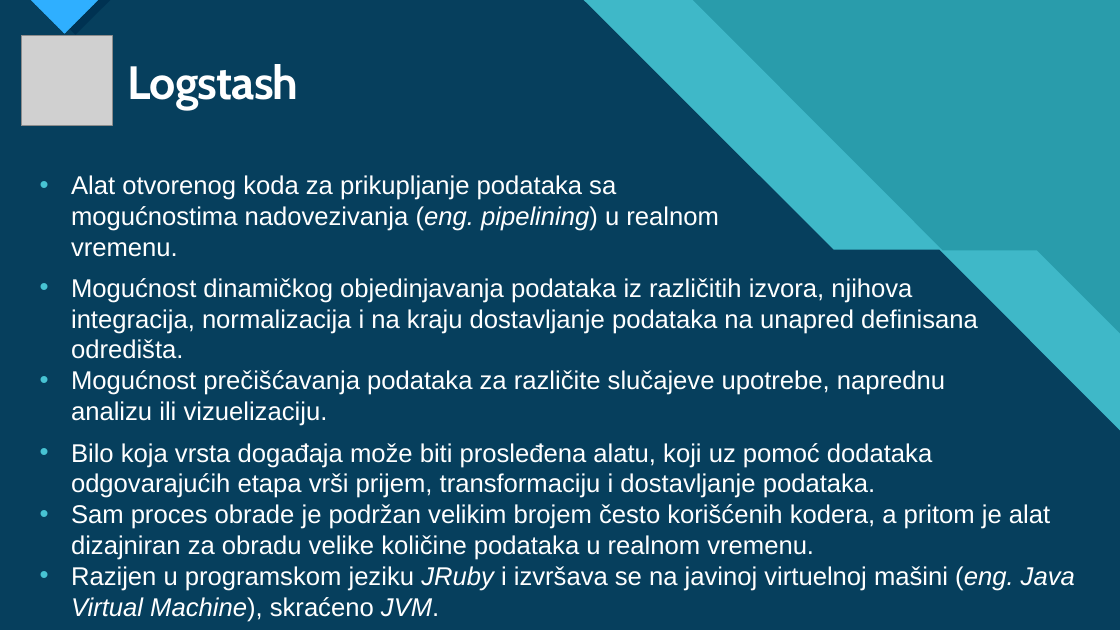
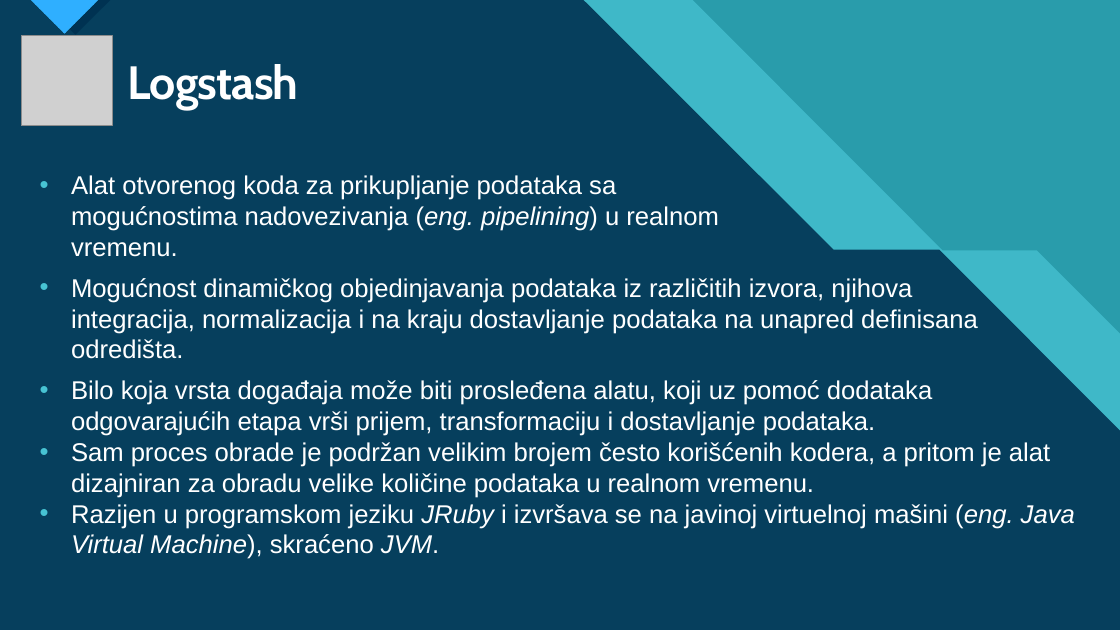
Before and after one commit to sssteeefaaan/master-I, a slide deck: slide 7 of asvsp/seminarski/ASVSP - ELK Stack - Seminarski.pptx. Drawn at 1120x630 pixels with LibreOffice and Linux fonts; fonts in the diff are those of the drawing; grey boxes stand for pictures. Boxes give left, top, right and bottom in pixels: in the first picture for what was removed or moved away, otherwise in the second. Text is boxed around its words. In the diff, an @@ line names an element or a change of style, - is before the commit and + after.

```diff
--- a/asvsp/seminarski/ASVSP - ELK Stack - Seminarski.pptx
+++ b/asvsp/seminarski/ASVSP - ELK Stack - Seminarski.pptx
@@ text "Bilo koja vrsta događaja može ...": place and size @@
-text "Bilo koja vrsta događaja može ..." at box(71, 443, 1075, 622)
+text "Bilo koja vrsta događaja može ..." at box(71, 380, 1075, 559)
@@ text at box(71, 370, 945, 426): paragraph removed @@
-• Mogućnost prečišćavanja podataka za različite slučajeve upotrebe, naprednu analizu ili vizuelizaciju.
```
Also in this commit, not shown: 2 other files.
